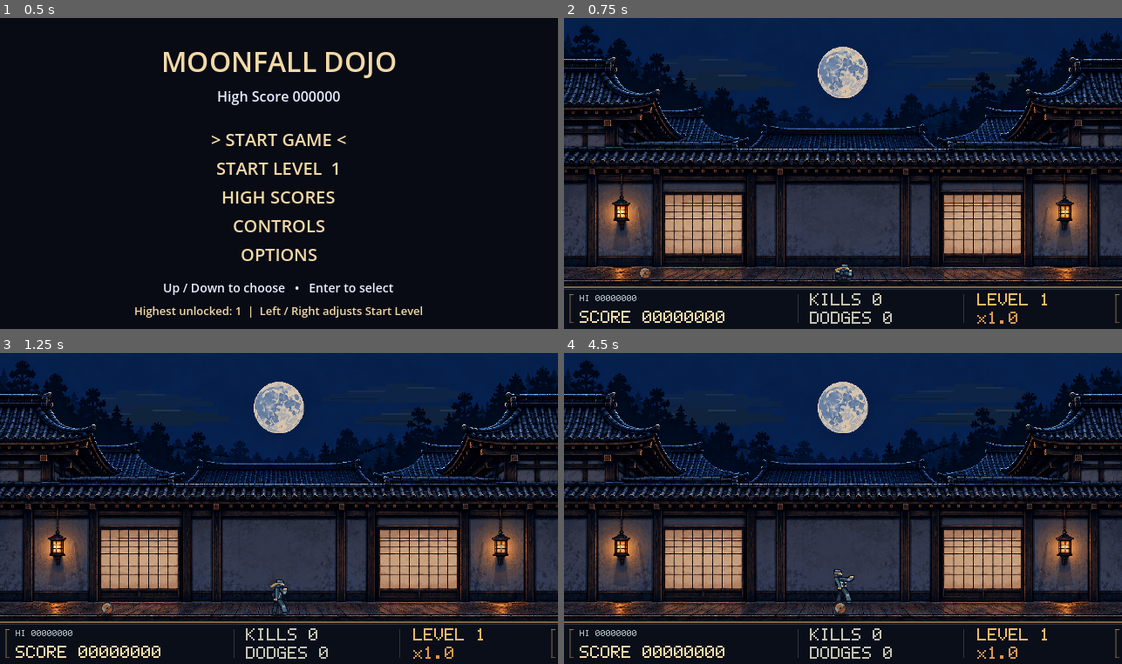
Above: before the commit, frames 1-4 (two rows, left to right).
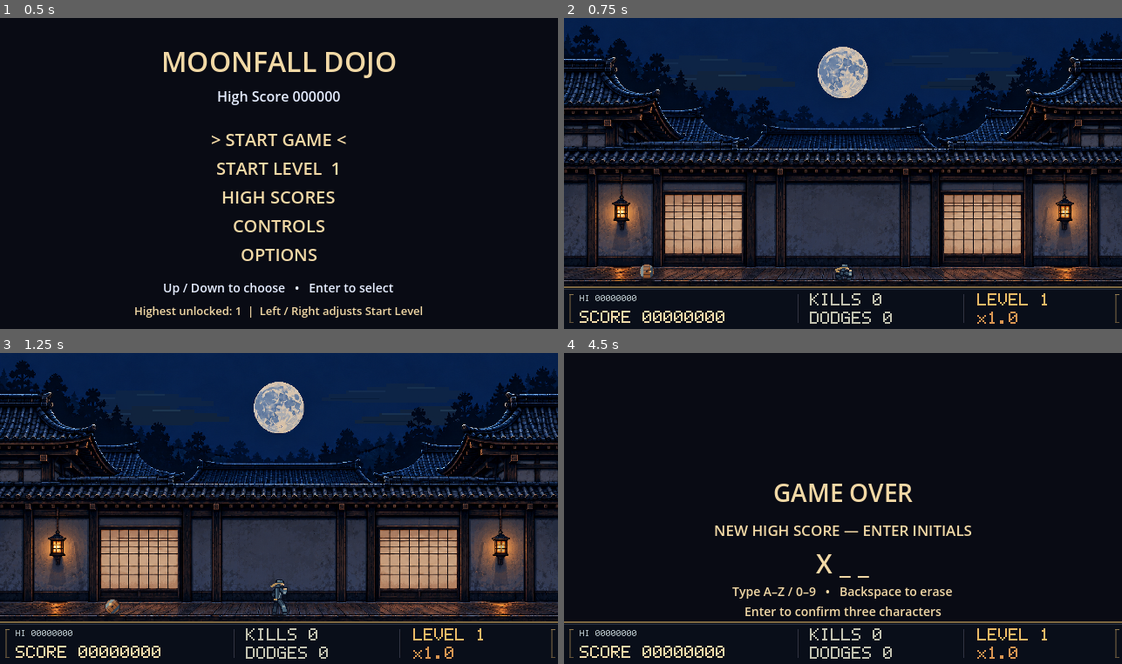
Above: after the commit, the same moments.

Repository: selymax79/Moonfall-Dojo
Game: Godot game, scene res://scenes/main.tscn
Two runs of this game, one before a commit and one after it. Both use one fixed random seed, a clock stepped at 60 frames per second and the inputs below.
Inputs:
- Up to frame 1 (0.5 s): no input
- Up to frame 2 (0.75 s): tap Enter (menu_accept) at 0.5 s; hold Right (menu_right) from 0.53 s (still down); hold Down (duck) from 0.53 s (still down)
- Up to frame 3 (1.25 s): keep holding Right (menu_right); keep holding Down (duck); tap Up (jump) at 0.77 s
- Up to frame 4 (4.5 s): release Right (menu_right) at 1.28 s; release Down (duck) at 1.28 s; hold Escape (menu_back) 1.28-2.03 s; tap X (kick) at 1.35, 4.35 s; tap Up (jump) at 1.52, 3.02, 3.77 s; hold Z (punch) 2.03-2.78 s; hold Right (menu_right) 2.03-3.53 s; tap Backspace at 2.85 s; hold Down (duck) 3.53-4.28 s; hold Left (menu_left) from 3.53 s (still down)

Frame 1 is identical in both runs. In frame 2, less than 0.1% of the frame differs, in the area x 13-17%, y 78-85%; in frame 3, 0.1%; in frame 4, 54%, in the area x 0-100%, y 0-86%.

Commit message:
Tune barrel size speed and jump timing

Diff:
--- a/scenes/barrel.tscn
+++ b/scenes/barrel.tscn
@@ -5,7 +5,7 @@
 [ext_resource type="Script" path="res://scripts/combat_art.gd" id="art"]
 
 [sub_resource type="CircleShape2D" id="Body"]
-radius = 7.0
+radius = 9.0
 
 [node name="Barrel" type="Area2D"]
 collision_layer = 0
@@ -15,13 +15,13 @@
 script = ExtResource("1")
 
 [node name="BodyShape" type="CollisionShape2D" parent="."]
-position = Vector2(0, -7)
+position = Vector2(0, -9)
 shape = SubResource("Body")
 disabled = true
 
 [node name="Visuals" type="Node2D" parent="."]
 visible = false
-position = Vector2(0, -7)
+position = Vector2(0, -9)
 
 [node name="Rim" type="Polygon2D" parent="Visuals"]
 color = Color(0.24, 0.14, 0.07, 1)
--- a/scripts/barrel.gd
+++ b/scripts/barrel.gd
@@ -1,6 +1,6 @@
 ## A rolling floor obstacle. Main advances Player first, then movement and direct collision queries.
 ## Main never sends Player attacks here; it awards a Dodge and score once when safe passage completes.
-## The scene's 7 px radius and 0.75 s Jump give about 195 ms of theoretical input opportunity at 60 px/s.
+## Radius 9 and the 0.82 s Jump give about 247 ms of input opportunity at Level 1 (69 px/s).
 extends Area2D
 
 # Cosmetic transition only; Main has already awarded the dodge and released gameplay ownership.
@@ -13,7 +13,7 @@
 var phase: Phase = Phase.ACTIVE
 var effect_elapsed: float = 0.0
 
-# Main supplies the same Level speed as Assassins before entering the tree.
+# Main snapshots Level speed times 1.15 before entering the tree; later Level changes cannot alter it.
 var movement_speed: float = 60.0
 # +1 enters from the right; -1 reflects the travel direction from the left.
 var entry_side: int = 1
--- a/scripts/combat_art.gd
+++ b/scripts/combat_art.gd
@@ -46,7 +46,9 @@
 				actor.Action.KICK:
 					frame = 7 if time < 0.04 else (8 if time < actor.KICK_EXTENSION_DURATION else (9 if time < 0.24 else 10))
 				actor.Action.JUMP:
-					frame = 11 if time < 0.075 else (12 if time < 0.50 else (13 if time < 0.68 else 14))
+					# Keep authored pose phases aligned when the deterministic arc duration is tuned.
+					var progress: float = time / actor.JUMP_DURATION
+					frame = 11 if progress < 0.10 else (12 if progress < 2.0/3.0 else (13 if progress < 0.68/0.75 else 14))
 				actor.Action.DUCK:
 					# Select genuine crouch poses, never vertically scale a standing sprite.
 					var height: float = actor.hurtbox.shape.size.y
@@ -63,6 +65,10 @@
 				frame = 22 if actor.phase == actor.Phase.WINDUP else (23 if actor.phase == actor.Phase.STRIKE else 24)
 			else:
 				frame = 15 if actor.crouch_elapsed < actor.CROUCH_DURATION else (26 if actor.phase == actor.Phase.STRIKE else 25)
+	elif kind == 3:
+		# Signed distance/radius: rightward travel rolls clockwise, leftward anticlockwise.
+		# Round around each authored pose so either direction switches at the same distance.
+		frame = posmod(roundi(actor.visuals.rotation/(PI/4.0)),8)
 	else:
 		frame = posmod(floori(actor.visuals.rotation/(PI/4.0)),4)
 	queue_redraw()
@@ -93,8 +99,8 @@
 			if actor.is_dead and actor.death_elapsed < 0.08: spark(Vector2(0,lift-22),actor.death_elapsed/0.08)
 	elif kind == 3:
 		if actor.phase != actor.Phase.EXPLODING:
-			contact_shadow(Vector2.ZERO,15)
-			draw_texture_rect_region(BARREL,Rect2(-8,-15,16,16),Rect2(frame*16,0,16,16))
+			contact_shadow(Vector2.ZERO,19)
+			draw_texture_rect_region(BARREL,Rect2(-10,-19,20,20),Rect2(frame*20,0,20,20))
 		else: barrel_debris(actor.effect_elapsed/actor.EXPLOSION_DURATION)
 	else:
 		var settled: bool = actor.phase == actor.Phase.SETTLED
--- a/scripts/main.gd
+++ b/scripts/main.gd
@@ -25,14 +25,16 @@
 # Speed plateaus at Level 9: a conservative cap with about 195 ms of theoretical Blue input opportunity.
 # This is a tuning limit, not a mathematical impossibility boundary; attack timings stay fixed.
 const MAX_APPROACH_SPEED: float = 100.0
+# A slightly faster roll shortens Barrel passage; the global speed curve is unchanged.
+const BARREL_SPEED_MULTIPLIER: float = 1.15
 # Pacing never overrides the timing checks. Overlap is a Level 6 difficulty choice, not a safety exemption.
 const OVERLAP_START_LEVEL: int = 6
 const FAIRNESS_MARGIN: float = 0.10
 const ASSASSIN_TURN_ALLOWANCE: float = 0.10
 # Intended responses in ThreatType order: Kick, Punch, Jump, Duck.
-const RESPONSE_DURATIONS = [0.40, 0.30, 0.75, 0.60]
+const RESPONSE_DURATIONS = [0.40, 0.30, 0.82, 0.60]
 # Player.Action order: NONE, PUNCH, KICK, DUCK, JUMP. Keep aligned with Player's fixed timings.
-const PLAYER_ACTION_DURATIONS = [0.0, 0.30, 0.40, 0.60, 0.75]
+const PLAYER_ACTION_DURATIONS = [0.0, 0.30, 0.40, 0.60, 0.82]
 const POINTS_PER_THREAT: int = 100
 const HANDLED_THREATS_PER_LEVEL: int = 4
 var high_score: int:
@@ -370,6 +372,8 @@
 ## Pending choices have no speed yet: a Level-up before spawn must affect the new actor.
 func get_spawn_speed(threat_type: int) -> float:
 	var base_speed: float = minf(BASE_APPROACH_SPEED + APPROACH_SPEED_PER_LEVEL * (level - 1), MAX_APPROACH_SPEED)
+	if threat_type == ThreatType.BARREL:
+		return base_speed * BARREL_SPEED_MULTIPLIER
 	return base_speed * 1.25 if threat_type == ThreatType.SHURIKEN else base_speed
 
 
@@ -379,7 +383,7 @@
 	match threat_type:
 		ThreatType.RED: return 202.0 / speed + 0.09 # 38 px stop; blade reaches Player 90 ms into strike.
 		ThreatType.BLUE: return 210.0 / speed + 0.08 # 30 px stop; fist reaches Player 80 ms into strike.
-		ThreatType.BARREL: return 225.0 / speed # 240 px separation minus 8 px Player half-width and radius 7.
+		ThreatType.BARREL: return 223.0 / speed # 240 px separation minus 8 px Player half-width and radius 9.
 		ThreatType.SHURIKEN: return 228.0 / speed # Radius 4; speed already includes the projectile multiplier.
 	return 0.0
 
--- a/scripts/player.gd
+++ b/scripts/player.gd
@@ -19,8 +19,8 @@
 const DUCK_HOLD_DURATION: float = 0.35
 const DUCK_RECOVERY_DURATION: float = 0.17
 const DUCK_HEIGHT_SCALE: float = 0.45
-# Extra airtime clears the 14 px Barrel without raising the 55 px apex; commitment lasts the full arc.
-const JUMP_DURATION: float = 0.75
+# Slightly longer airtime clears the 18 px, faster Barrel without raising the 55 px apex.
+const JUMP_DURATION: float = 0.82
 const JUMP_HEIGHT: float = 55.0
 const DEATH_DURATION: float = 0.40
 const PUNCH_EXTENDED_SCALE: float = 1.5
--- a/tools/build_combat_art.gd
+++ b/tools/build_combat_art.gd
@@ -22,7 +22,7 @@
 		canvas.save_png("res://art/combat/" + ["player", "red", "blue"][kind] + ".png")
 	build_hazards()
 	build_background()
-	print("Combat atlases: 32 poses per ninja; 4 barrel/star frames; 5 adult and 4 dog poses; 3 cast-shadow states.")
+	print("Combat atlases: 32 poses per ninja; 8 barrel/4 star frames; 5 adult and 4 dog poses; 3 cast-shadow states.")
 	quit()
 
 func palettes(kind: int) -> Array[Color]:
@@ -201,21 +201,27 @@
 		box(30,-33,6,6,INK); box(30,-32,5,4,ramp[2]); box(32,-32,3,1,ramp[3])
 
 func build_hazards() -> void:
-	canvas = Image.create(64,16,false,Image.FORMAT_RGBA8)
-	for frame in range(4):
-		origin = Vector2i(frame*16+8,8)
-		for y in range(-7,7):
-			for x in range(-7,7):
+	# An 18 px drawn circle matches radius 9; one transparent pixel pads each 20 px cell.
+	canvas = Image.create(160,20,false,Image.FORMAT_RGBA8)
+	for frame in range(8):
+		origin = Vector2i(frame*20+10,10)
+		var angle: float = frame*PI/4.0
+		for y in range(-9,9):
+			for x in range(-9,9):
 				var radius: float = Vector2(x+0.5,y+0.5).length()
-				if radius > 7: continue
+				if radius > 9: continue
 				var colour := Color("271c20")
-				if radius < 6:
-					var rotated := Vector2(x,y).rotated(frame*PI/4)
+				if radius < 8:
+					# Inverse lookup rotates the drawn end-face clockwise as the frame increases.
+					# Eight frames cover a whole revolution, avoiding a half-turn reset.
+					var rotated := Vector2(x+0.5,y+0.5).rotated(-angle)
 					colour = Color("8e542e") if posmod(int(rotated.x),4) < 3 else Color("462d25")
 					if x+y < -2: colour = colour.lightened(0.16)
-					if absf(rotated.y) > 3 and absf(rotated.y) < 5: colour = Color("829395") if x+y < 0 else Color("354657")
+					if absf(rotated.y) > 4 and absf(rotated.y) < 7: colour = Color("829395") if x+y < 0 else Color("354657")
+					# A plug away from the axle makes travel direction visible throughout the roll.
+					if rotated.distance_to(Vector2(0,-4)) < 1.5: colour = Color("e4b571")
 				pixel(x,y,colour)
-		pixel(-2,-5,Color("e4b571")); box(-1,-1,2,2,Color("2a2225"))
+		box(-1,-1,2,2,Color("2a2225"))
 	canvas.save_png("res://art/combat/barrel.png")
 	canvas = Image.create(32,8,false,Image.FORMAT_RGBA8)
 	for frame in range(4):
Binary file changed: art/combat/barrel.png
Not shown, changed: DESIGN_NOTES.md
Not shown, changed: art/README.md
